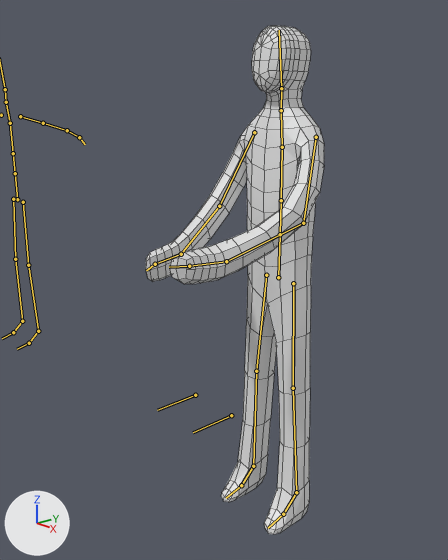
Two versions of the Blender file Unity/WatcherUnity/Assets/Blender Objects/Files/character2.blend, one commit apart.
Camera for both pictures: a camera (50 mm lens) standing at (3.31, -3.45, 3.55) and looking at (-0.07, -0.5, 2.18). The axes (+X, +Y, +Z) are drawn at lower left. The lights are the same throughout. Both versions are drawn at frame 1 of the action 'HoldingObject'; the numbers are the values there. The bones that bend it are drawn over the model as lines. Mesh edges are drawn as thin lines.

Objects in the first picture: 'Character'.
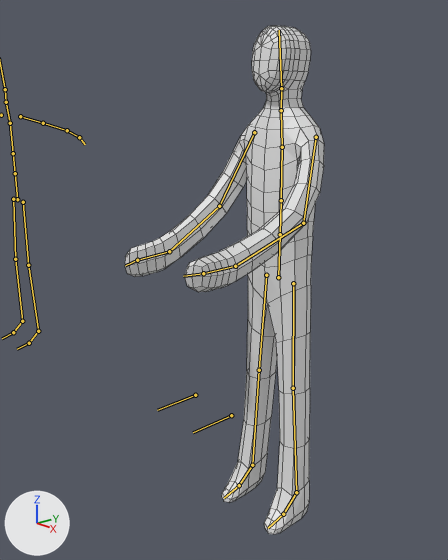
Changed parts and their boxes (x1, y1, x2, y2) in the pictures (448 x 560 px):
'Character', posed (12% wider)
    before: (146, 26, 324, 534)
    after: (125, 26, 324, 534)
bone 'LowerArm.L', root to tip
    before: (303, 223) to (226, 261)
    after: (303, 223) to (235, 266)
bone 'LowerArm.R', root to tip
    before: (219, 206) to (181, 254)
    after: (219, 206) to (169, 251)

The edits, one by one:
Bone 'LowerArm.L' (bone_lowerarm_l) turns from (-28, 1, -48) to (-16, -3, -45) degrees about its own x, y and z.
Bone 'LowerArm.R' (bone_lowerarm_r) turns from (24, -3, -42) to (14, 2, -39) degrees about its own x, y and z.
